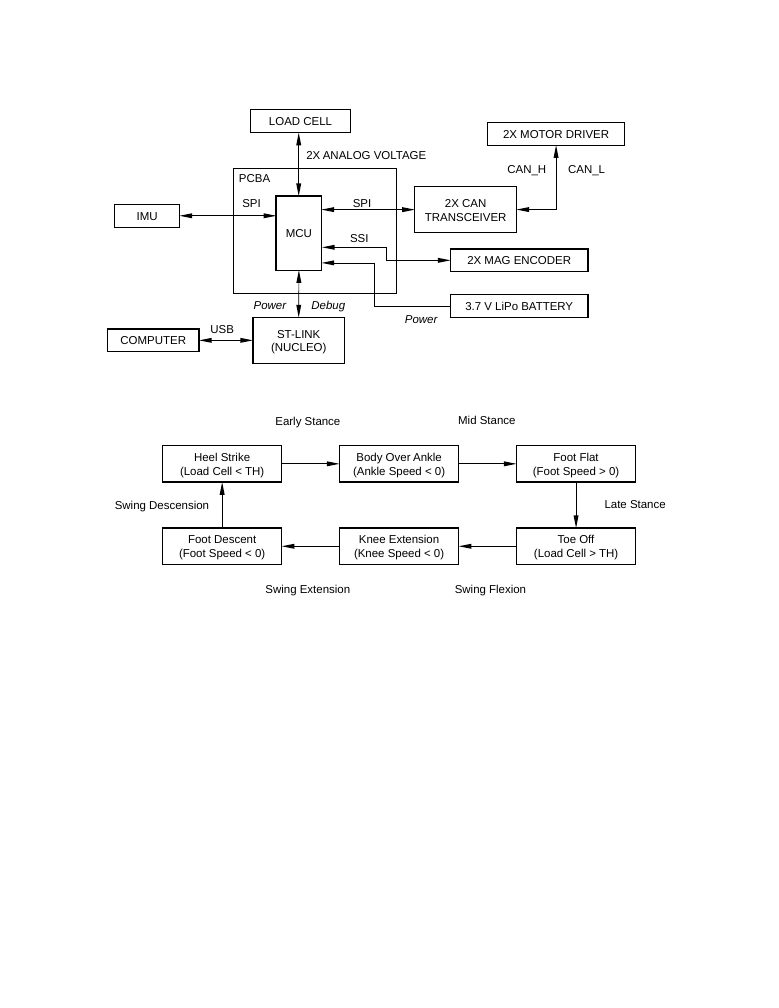
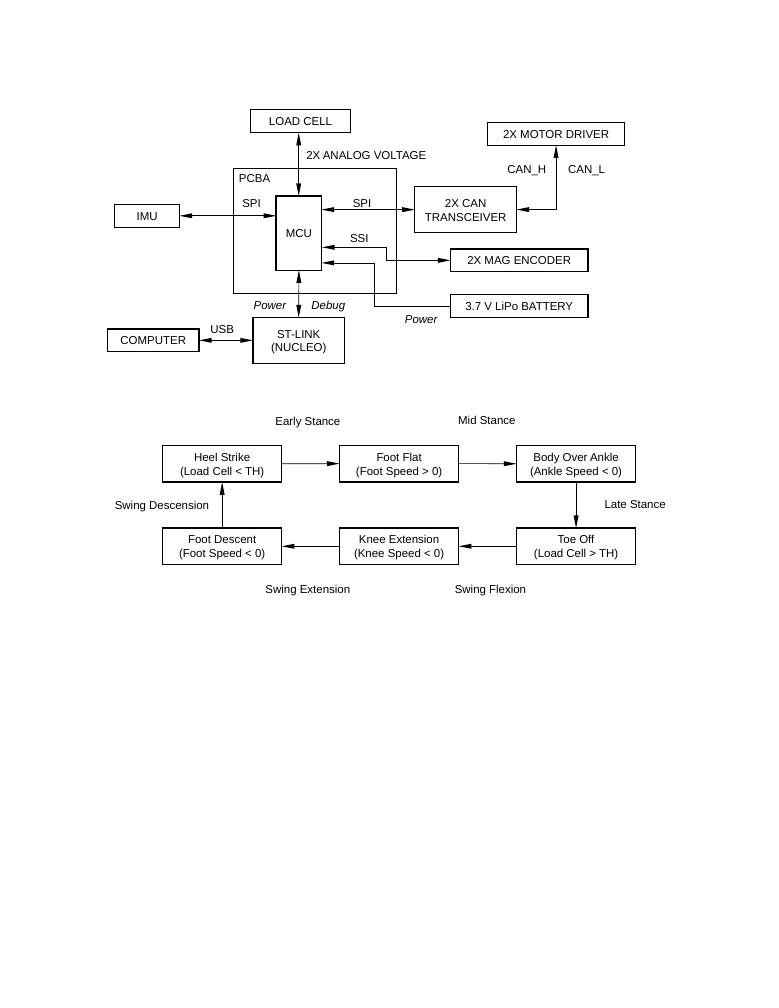
Before and after one commit to gb2835/Prosthesis-v1-Firmware, a slide deck: slide 1 of Documents/Figures/_Figures.pptx. Drawn at 779x1008 pixels with LibreOffice and Linux fonts; fonts in the diff are those of the drawing. Boxes give left, top, right and bottom in pixels: in the first picture for what was removed or moved away, otherwise in the second. Text is boxed around its words. In the diff, an @@ line names an element or a change of style, - is before the commit and + after.

```diff
--- a/Documents/Figures/_Figures.pptx
+++ b/Documents/Figures/_Figures.pptx
@@ rectangle "Foot Flat (Foot Speed > ...": place and size @@
-rectangle "Foot Flat (Foot Speed > ..." at <box>517,445,636,482</box>
+rectangle "Foot Flat (Foot Speed > ..." at <box>339,445,458,482</box>
@@ rectangle "Body Over Ankle (Ankle Speed ...": place and size @@
-rectangle "Body Over Ankle (Ankle Speed ..." at <box>339,445,458,482</box>
+rectangle "Body Over Ankle (Ankle Speed ..." at <box>517,445,636,482</box>
```
Also in this commit, not shown: 3 other files.
